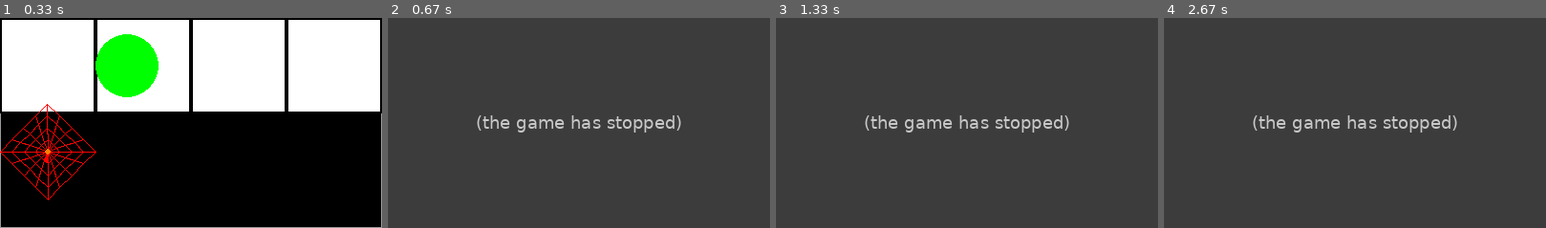
Above: before the commit, frames 1-4 (left to right).
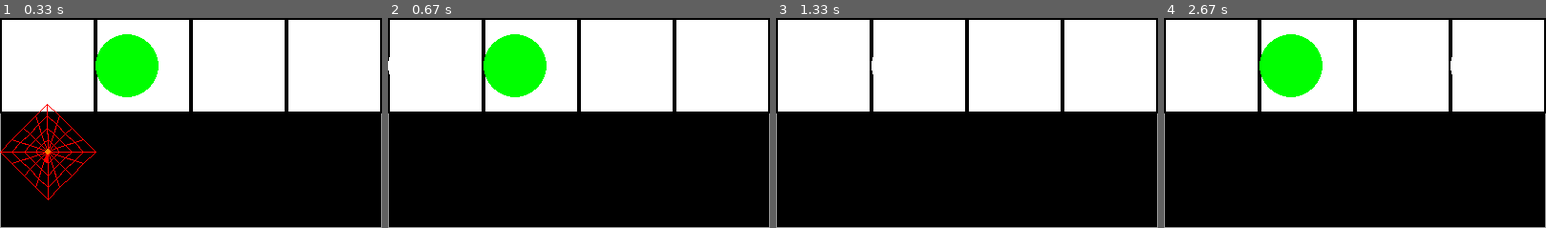
Above: after the commit, the same moments.

Repository: ResourceHog/POMDPCapstone
Game: pygame game, started from main.py
The game is run twice, just before and just after one commit, with the same random seed, the same clock (stepped at 60 frames per second) and the same inputs.
Inputs:
- Up to frame 1 (0.33 s): no input
- Up to frame 2 (0.67 s): tap Esc at 0.33 s
- Up to frame 3 (1.33 s): tap Space at 0.67 s; tap Enter at 1 s
- Up to frame 4 (2.67 s): tap Space at 1.9, 2.2, 2.4 s

Frame 1 is identical in both runs. In frame 2, 100% of the frame differs, in the area x 0-100%, y 0-100%; in frame 3, 100%; in frame 4, 100%.
Error before the commit: TypeError: LearningAgent.__init__() got multiple values for argument 'learning' (Environment...; the game stopped at 0.35 s (later frames are placeholders)

Commit message:
finished migrating to 3.12

Diff:
--- a/agent.py
+++ b/agent.py
@@ -10,9 +10,10 @@
     """ An agent that learns to drive in the Smartcab world.
         This is the object you will be modifying. """
 
-    def __init__(self, env, learning=False, epsilon=1.0, alpha=0.5):
+    def __init__(self, env, environment_type, learning=False, epsilon=1.0, alpha=0.5):
         super(LearningAgent, self).__init__(env)     # Set the agent in the evironment
         self.planner = RoutePlanner(self.env, self)  # Create a route planner
+        print(self.env.valid_actions)
         self.valid_actions = self.env.valid_actions  # The set of valid actions
 
         # Set parameters of the learning agent
@@ -140,16 +141,14 @@
         # When not learning, choose a random action
         # When learning, choose a random action with 'epsilon' probability
         #   Otherwise, choose an action with the highest Q-value for the current state
-        randomnum = random.Random()
+        randomnum = random.uniform(0,1)
         if(randomnum <= self.epsilon):
-            #for paction in self.valid_actions:
-                #if self.Q[state][paction] is 0.0:
-                #    action = paction
-                #else:
-                    #chosenaction = random.randint(0,3)
-                    #action = self.valid_actions[chosenaction]
-            chosenaction = random.randint(0,3)
-            action = self.valid_actions[chosenaction]
+            for paction in self.valid_actions:
+                if self.Q[state][paction] is 0.0:
+                    action = paction
+                else:
+                    chosenaction = random.randint(0,len(self.valid_actions)-1)
+                    action = self.valid_actions[chosenaction]
         else:
             maxQ = self.get_maxQ(state)
             highqactions = []
@@ -162,7 +161,7 @@
             chosenaction = random.randint(0,posibilities)
             action = highqactions[chosenaction]
 
-            #print action
+        print(action)
 
 
         return action
--- a/main.py
+++ b/main.py
@@ -68,7 +68,7 @@
 
     print("starting second sim")
     sim4x1 = Simulator4x1(fourby1env,update_delay = delay,log_metrics=isLogging    ,optimized=isOptimised)
-    sim4x1.run(n_test = 50)
+    sim4x1.run(n_test = 2)
 
 
     print("starting control.")
